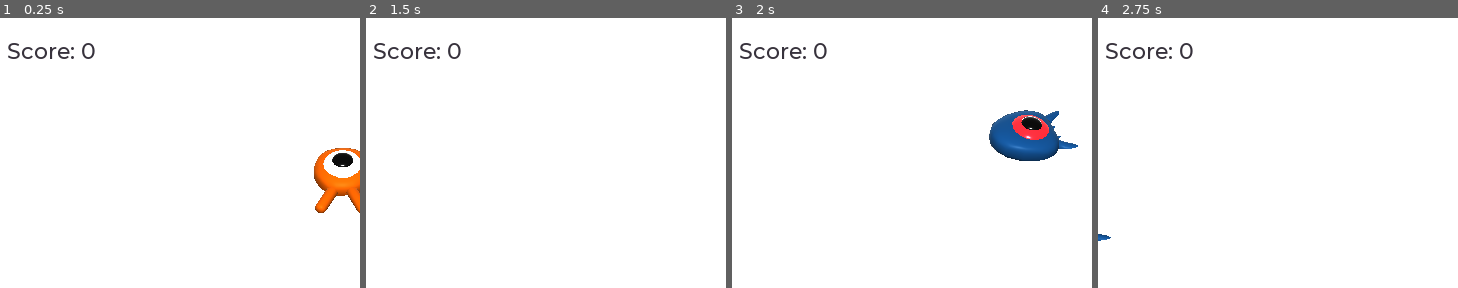
Above: before the commit, frames 1-4 (left to right).
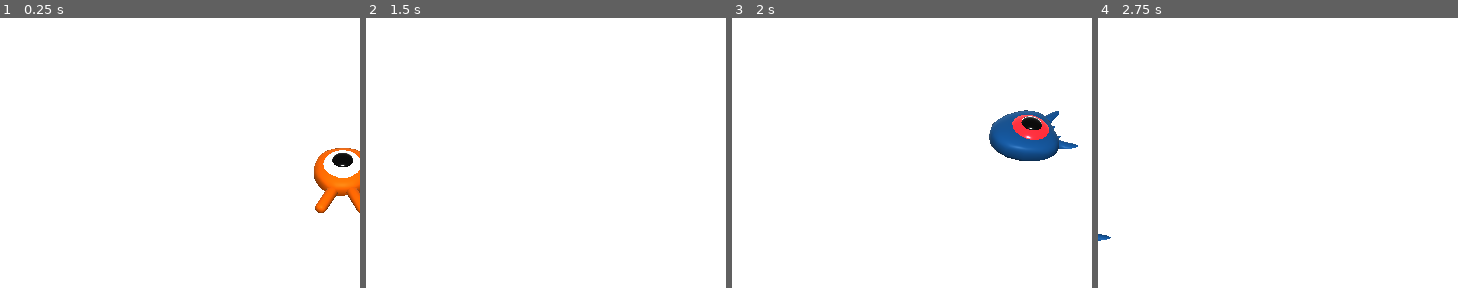
Above: after the commit, the same moments.

Repository: brunolucena/godot-squash-the-creeps-3d
Game: Godot game, scene res://Main.tscn
Two runs of this game, one before a commit and one after it. Both use one fixed random seed, a clock stepped at 60 frames per second and the inputs below.
Inputs:
- Up to frame 1 (0.25 s): no input
- Up to frame 2 (1.5 s): tap Enter (ui_accept) at 0.5 s; hold Right (move_right) 0.53-1.28 s; tap Space (jump) at 0.77 s; hold S (move_back) from 1.28 s (still down)
- Up to frame 3 (2 s): keep holding S (move_back); tap Space (jump) at 1.52 s
- Up to frame 4 (2.75 s): release S (move_back) at 2.03 s; hold Right (move_right) from 2.03 s (still down)
The pictures show only the part of the screen within x 2-52%, y 0-50%; the shares and areas given below are measured in that part.

The runs differ from the first frame. In frame 1, 0.5% of the frame differs, in the area x 2-27%, y 9-16%; in frame 2, 0.5%; in frame 3, 0.5%; in frame 4, 0.5%.

Commit message:
UserInterface, separate it in its on Scene

Diff:
--- a/Main.tscn
+++ b/Main.tscn
@@ -1,10 +1,9 @@
-[gd_scene load_steps=13 format=2]
+[gd_scene load_steps=10 format=2]
 
 [ext_resource path="res://Player.tscn" type="PackedScene" id=1]
 [ext_resource path="res://Main.gd" type="Script" id=2]
 [ext_resource path="res://Mob.tscn" type="PackedScene" id=3]
-[ext_resource path="res://fonts/Montserrat-Medium.ttf" type="DynamicFontData" id=4]
-[ext_resource path="res://ScoreLabel.gd" type="Script" id=5]
+[ext_resource path="res://UserInterface.tscn" type="PackedScene" id=4]
 
 [sub_resource type="BoxShape" id=1]
 extents = Vector3( 30, 1, 30 )
@@ -22,13 +21,6 @@
 "points": PoolVector3Array( 0, 0, 0, 0, 0, 0, -14.0048, -3.05176e-05, -9.1379, 0, 0, 0, 0, 0, 0, 13.9055, -3.05176e-05, -9.1379, 0, 0, 0, 0, 0, 0, 14.1052, 7.62939e-05, 20.9218, 0, 0, 0, 0, 0, 0, -14.0038, 7.62939e-05, 20.8225, 0, 0, 0, 0, 0, 0, -14.0048, -3.05176e-05, -9.1379 ),
 "tilts": PoolRealArray( 0, 0, 0, 0, 0 )
 }
-
-[sub_resource type="DynamicFont" id=6]
-size = 22
-font_data = ExtResource( 4 )
-
-[sub_resource type="Theme" id=7]
-default_font = SubResource( 6 )
 
 [node name="Main" type="Node"]
 script = ExtResource( 2 )
@@ -92,35 +84,7 @@
 wait_time = 0.5
 autostart = true
 
-[node name="UserInterface" type="Control" parent="."]
-anchor_right = 1.0
-anchor_bottom = 1.0
-theme = SubResource( 7 )
-
-[node name="ScoreLabel" type="Label" parent="UserInterface"]
-margin_left = 25.0
-margin_top = 19.0
-margin_right = 76.0
-margin_bottom = 33.0
-custom_colors/font_color = Color( 0.215686, 0.196078, 0.235294, 1 )
-text = "Score: 0"
-script = ExtResource( 5 )
-
-[node name="Retry" type="ColorRect" parent="UserInterface"]
-anchor_right = 1.0
-anchor_bottom = 1.0
-color = Color( 0, 0, 0, 0.470588 )
-
-[node name="Label" type="Label" parent="UserInterface/Retry"]
-anchor_left = 0.5
-anchor_top = 0.5
-anchor_right = 0.5
-anchor_bottom = 0.5
-margin_left = -106.0
-margin_top = -14.0
-margin_right = 106.0
-margin_bottom = 14.0
-text = "Press enter to retry"
+[node name="UserInterface" parent="." instance=ExtResource( 4 )]
 
 [connection signal="hit" from="Player" to="." method="_on_Player_hit"]
 [connection signal="timeout" from="MobTimer" to="." method="_on_MobTimer_timeout"]
--- /dev/null
+++ b/UserInterface.tscn
@@ -0,0 +1,40 @@
+[gd_scene load_steps=5 format=2]
+
+[ext_resource path="res://ScoreLabel.gd" type="Script" id=1]
+[ext_resource path="res://fonts/Montserrat-Medium.ttf" type="DynamicFontData" id=2]
+
+[sub_resource type="DynamicFont" id=1]
+size = 22
+font_data = ExtResource( 2 )
+
+[sub_resource type="Theme" id=2]
+default_font = SubResource( 1 )
+
+[node name="UserInterface" type="Control"]
+anchor_right = 1.0
+anchor_bottom = 1.0
+theme = SubResource( 2 )
+
+[node name="Retry" type="ColorRect" parent="."]
+anchor_right = 1.0
+anchor_bottom = 1.0
+color = Color( 0, 0, 0, 0.478431 )
+
+[node name="Label" type="Label" parent="Retry"]
+anchor_left = 0.5
+anchor_top = 0.5
+anchor_right = 0.5
+anchor_bottom = 0.5
+margin_left = -115.0
+margin_top = -14.0
+margin_right = 115.0
+margin_bottom = 14.0
+text = "Press \"enter\" to retry"
+
+[node name="ScoreLabel" type="Label" parent="."]
+margin_left = 28.0
+margin_top = 19.0
+margin_right = 68.0
+margin_bottom = 33.0
+text = "Score: 0"
+script = ExtResource( 1 )
